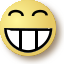
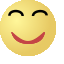
Layered file, before and after one edit (64x64). Changes by layer:
hid "Layer #3" over [4, 28, 53, 53]
hid "Layer #1" over [8, 32, 48, 50]
hid "Layer" over [8, 32, 48, 50]
hid "Clipboard" over [0, 0, 64, 64]
added layer "Clipboard #5" above "Background" over [0, 0, 56, 56]
